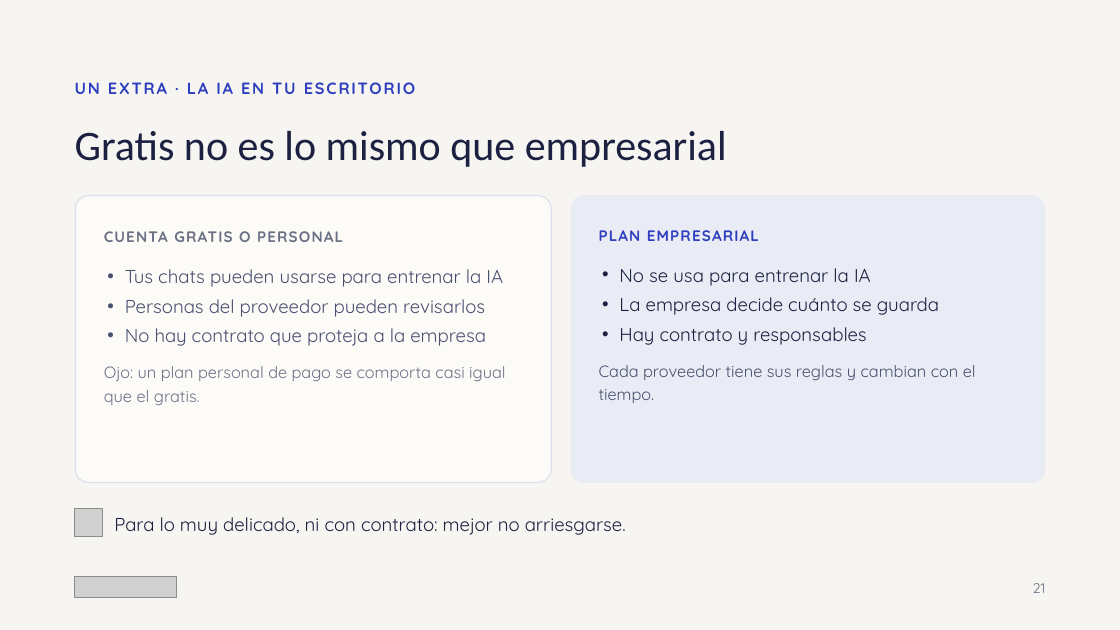
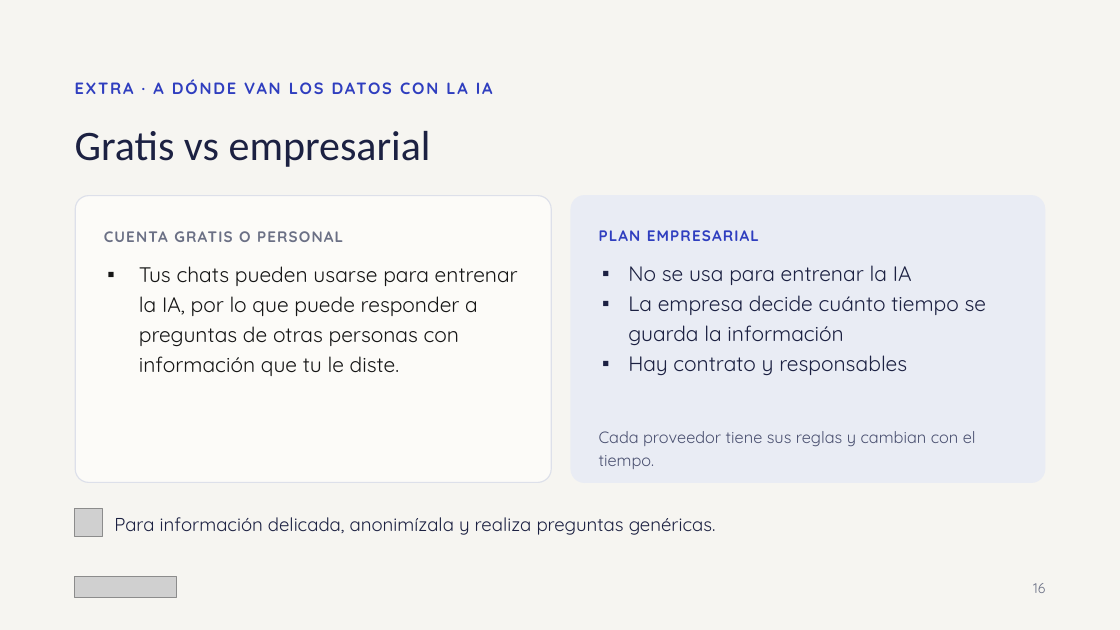
Before and after one commit to pralogy/claudecloudetemasgenerales, a slide deck: slide 16 of Ciberseguridad_sin_ansiedad.pptx. Drawn at 1120x630 pixels with LibreOffice and Linux fonts; fonts in the diff are those of the drawing; grey boxes stand for pictures. Boxes give left, top, right and bottom in pixels: in the first picture for what was removed or moved away, otherwise in the second. Text is boxed around its words. In the diff, an @@ line names an element or a change of style, - is before the commit and + after.

```diff
--- a/Ciberseguridad_sin_ansiedad.pptx
+++ b/Ciberseguridad_sin_ansiedad.pptx
@@ text at [123,82,133,94]: text changed @@
-UN EXTRA · LA IA EN TU ESCRITORIO
+EXTRA · A DÓNDE VAN LOS DATOS CON LA IA
@@ title at [75,131,431,167]: text changed @@
-Gratis no es lo mismo que empresarial
+Gratis vs empresarial
@@ text at [139,266,518,376]: text changed; size 16 to 18 pt; text colour #4A5070 to #161616 @@
-• Tus chats pueden usarse para entrenar la IA
-• Personas del proveedor pueden revisarlos
-• No hay contrato que proteja a la empresa
+▪ Tus chats pueden usarse para entrenar la IA, por lo que puede responder a preguntas de otras personas con información que tu le diste.
@@ text at [628,265,912,375]: size 16 to 18 pt in "No se usa para entrenar la IA", "Hay contrato y responsables"; bullet • to ▪ @@
@@ text at [628,295,987,345]: text changed; size 16 to 18 pt @@
-• La empresa decide cuánto se guarda
+▪ La empresa decide cuánto tiempo se guarda la información
@@ text removed at [104,366,505,405] @@
-Ojo: un plan personal de pago se comporta casi igual que el gratis.
@@ text "Cada proveedor tiene sus reglas ...": place and size @@
-text "Cada proveedor tiene sus reglas ..." at [599,365,976,403]
+text "Cada proveedor tiene sus reglas ..." at [599,431,976,469]
@@ text at [114,517,716,535]: text changed @@
-Para lo muy delicado, ni con contrato: mejor no arriesgarse.
+Para información delicada, anonimízala y realiza preguntas genéricas.
@@ text at [1033,583,1045,593]: text changed @@
-21
+16
```
Also in this commit, not shown: 6 other slides changed, 2 slides added, 5 slides removed.
